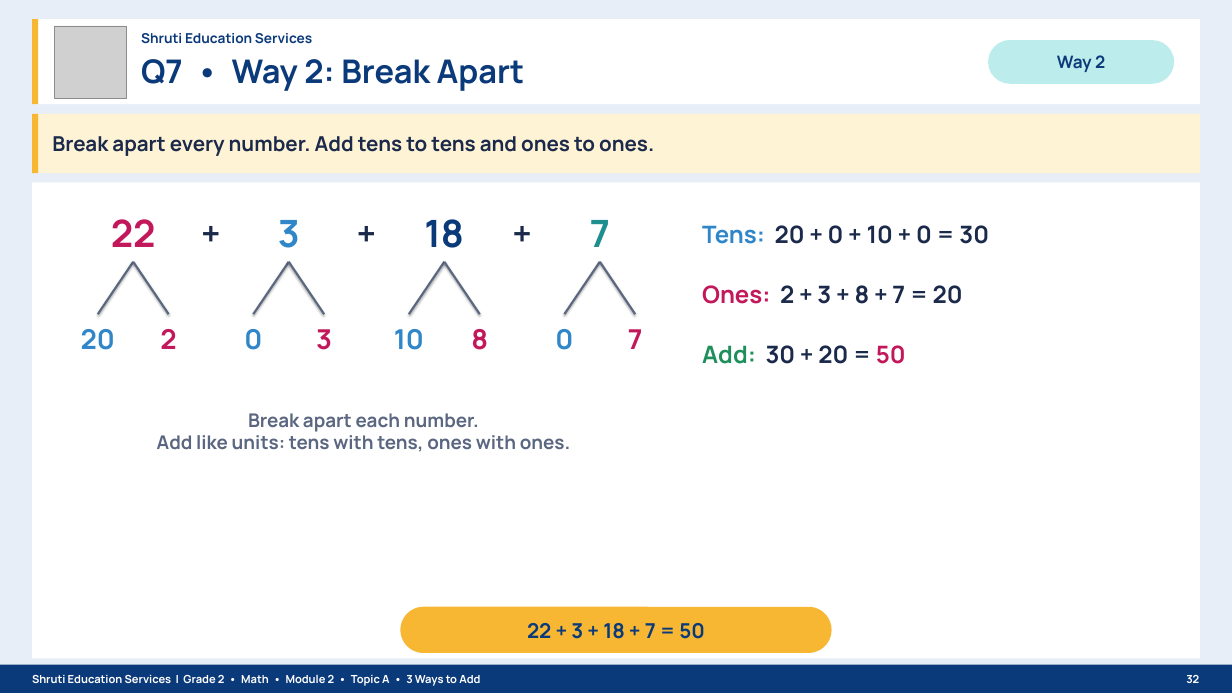
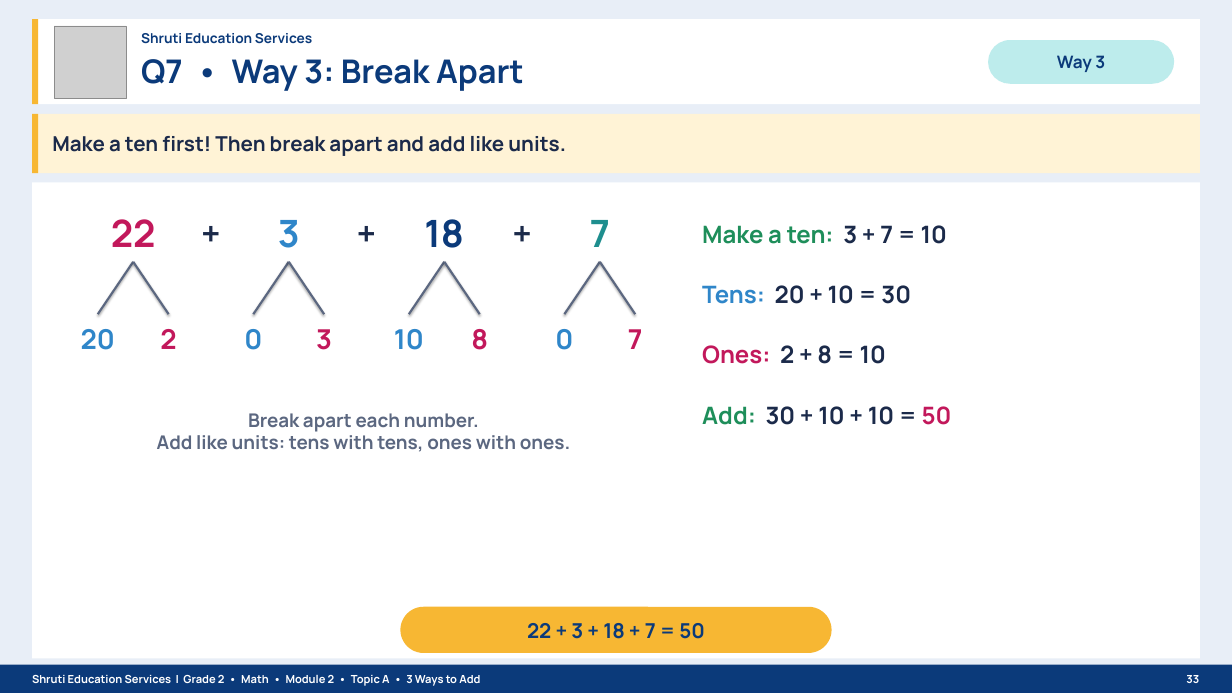
Before and after one commit to naazshru/project-duplication, a slide deck: slide 33 of Grade2_EM2_M2_TopicA_Lessons1-4_3_Ways_to_Add_Shruti_Education_Services.pptx (slide 32 before the commit). Drawn at 1232x693 pixels with LibreOffice and Linux fonts; fonts in the diff are those of the drawing; grey boxes stand for pictures. Boxes give left, top, right and bottom in pixels: in the first picture for what was removed or moved away, otherwise in the second. Text is boxed around its words. In the diff, an @@ line names an element or a change of style, - is before the commit and + after.

```diff
--- a/Grade2_EM2_M2_TopicA_Lessons1-4_3_Ways_to_Add_Shruti_Education_Services.pptx
+++ b/Grade2_EM2_M2_TopicA_Lessons1-4_3_Ways_to_Add_Shruti_Education_Services.pptx
@@ text at [141, 59, 524, 91]: text changed @@
-Q7 • Way 2: Break Apart
+Q7 • Way 3: Break Apart
@@ text at [1057, 55, 1105, 72]: text changed @@
-Way 2
+Way 3
@@ text at [52, 136, 566, 156]: text changed @@
-Break apart every number. Add tens to tens and ones to ones.
+Make a ten first! Then break apart and add like units.
@@ text at [702, 225, 947, 244]: text changed; text colour #1B2A4A to #1E8E5A @@
-Tens: 20 + 0 + 10 + 0 = 30
+Make a ten: 3 + 7 = 10
@@ text at [702, 285, 911, 304]: text changed @@
-Ones: 2 + 3 + 8 + 7 = 20
+Tens: 20 + 10 = 30
@@ text at [702, 345, 886, 364]: text changed @@
-Add: 30 + 20 = 50
+Ones: 2 + 8 = 10
@@ text added at [702, 406, 952, 425], 28 pt, text #1B2A4A, bold @@
+Add: 30 + 10 + 10 = 50
@@ text at [1186, 675, 1199, 683]: text changed @@
-32
+33
```
Also in this commit, not shown: 30 other slides changed, 10 slides added, 10 slides removed, 1 other file.
